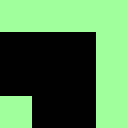
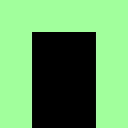
Two versions of the same layered image (128 × 128). Layer-by-layer changes:
added layer "EndCap" above "Block" over [0, 32, 32, 96]
hid "SW Corner" (1st of 2) over [0, 32, 32, 96]
